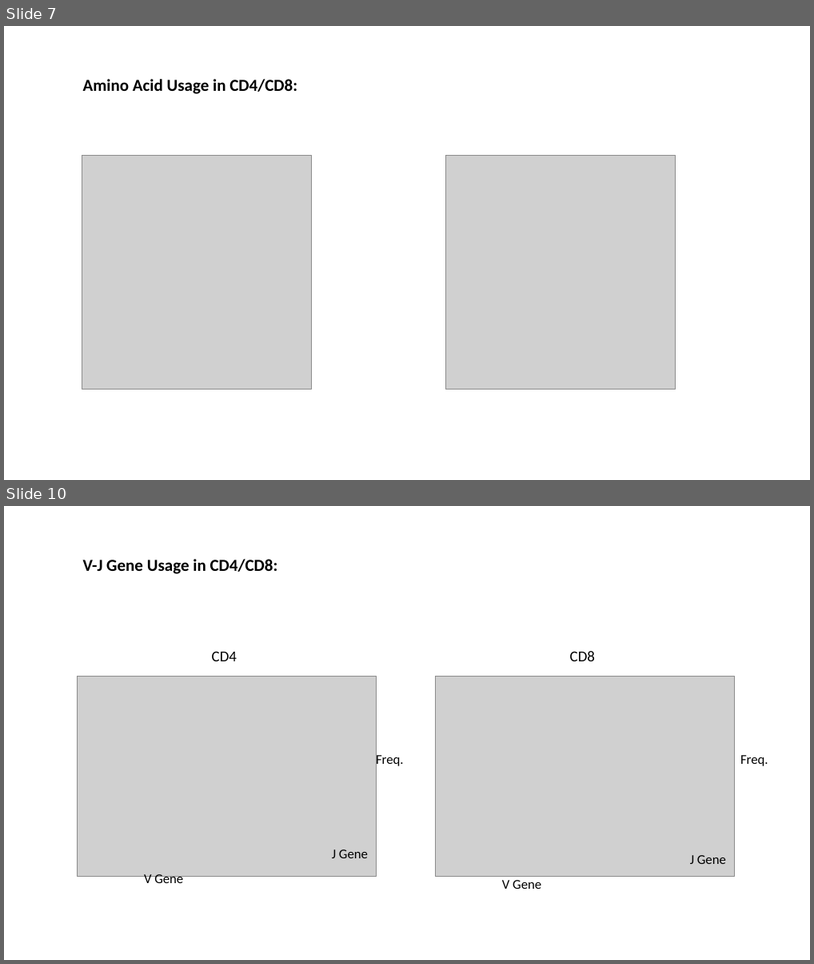
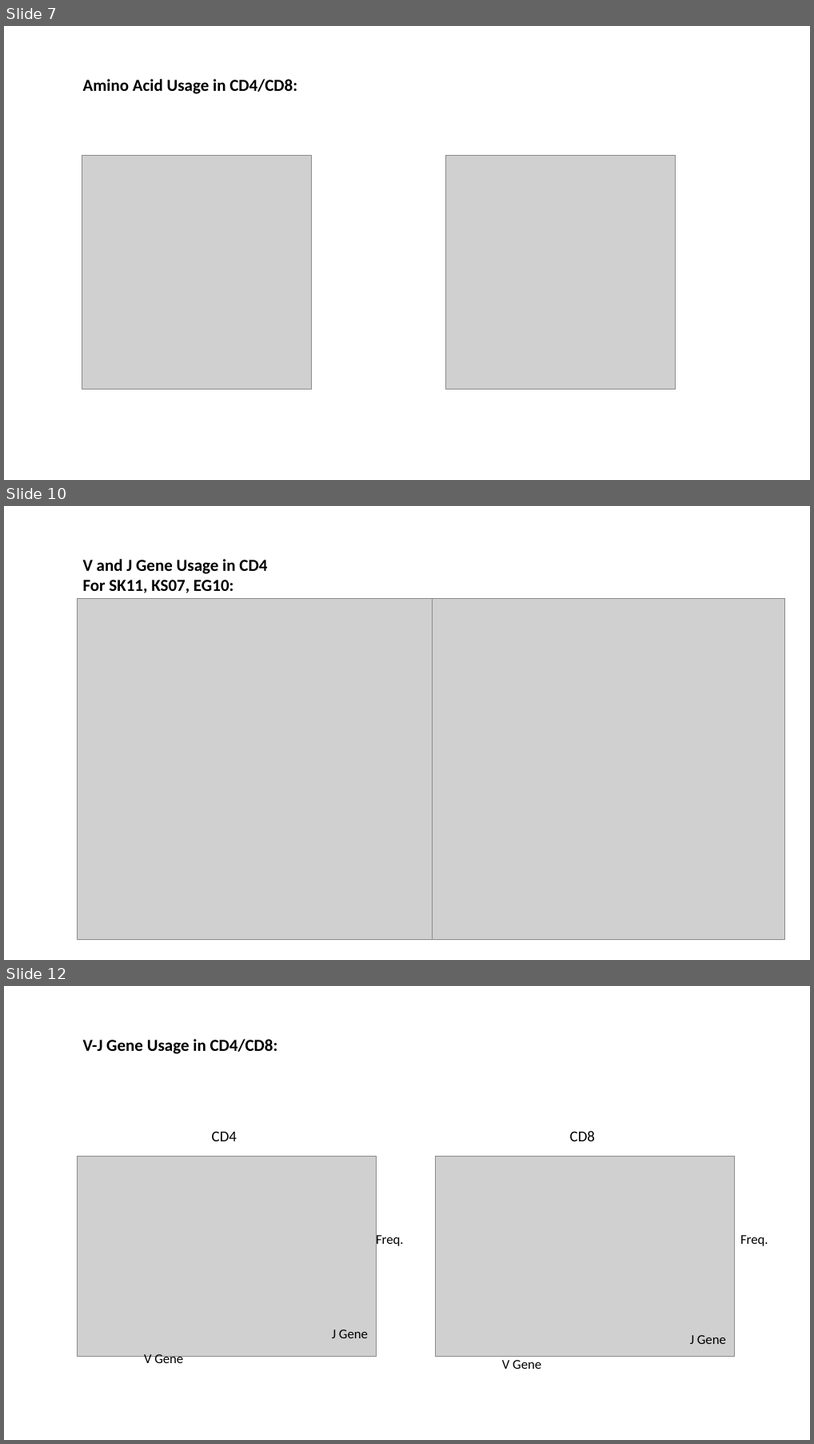
Before and after one commit to innate2adaptive/tcRIP, a slide deck: presentations/algorithm_overview.pptx. Shown one above the other, each under a label of ours: slides 7 and 10 before the commit, slides 7, 10 and 12 after it; the slides between them are not shown. The pictures are 814x964 and 814x1444 pixels, drawn with LibreOffice and Linux fonts; fonts in the diff are those of the drawing; grey boxes stand for pictures. Boxes give left, top, right and bottom in pixels: in the first picture for what was removed or moved away, otherwise in the second. Text is boxed around its words. In the diff, an @@ line names an element or a change of style, - is before the commit and + after.

```diff
--- a/presentations/algorithm_overview.pptx
+++ b/presentations/algorithm_overview.pptx
@@ slide 10 added at [4, 506, 810, 960], background #FFFFFF @@
@@ text added at [83, 559, 267, 593], 20 pt, text #000000, bold @@
+V and J Gene Usage in CD4
+For SK11, KS07, EG10:
@@ picture added at [77, 598, 432, 939] @@
@@ picture added at [432, 598, 785, 939] @@
@@ what was slide 10 is now slide 12 @@
```
Also in this commit, not shown: 3 slides changed, 5 other slides added, 11 other files.
